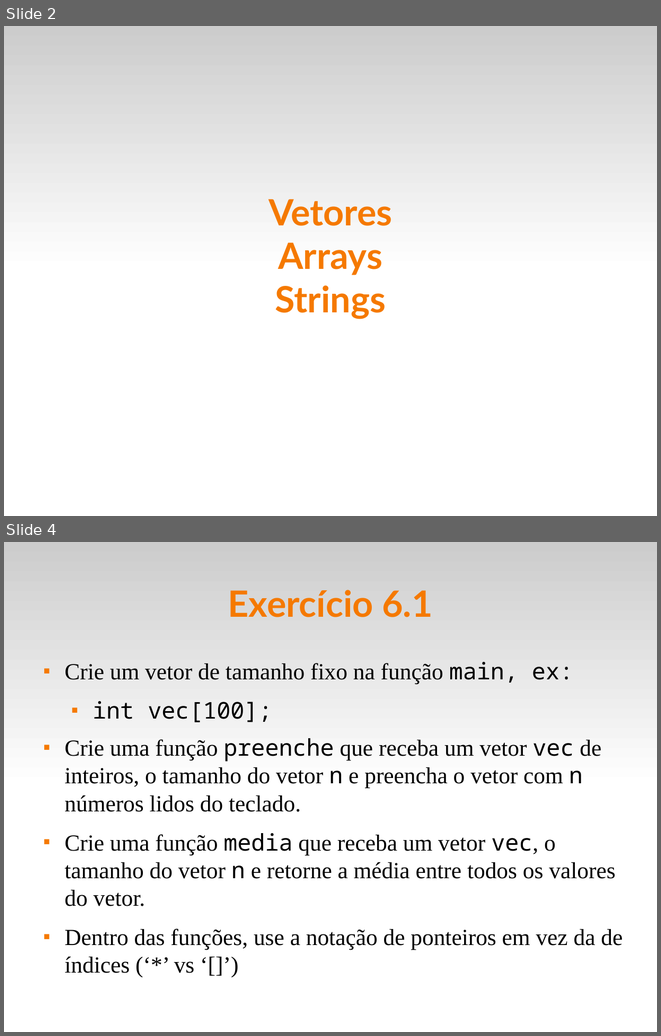
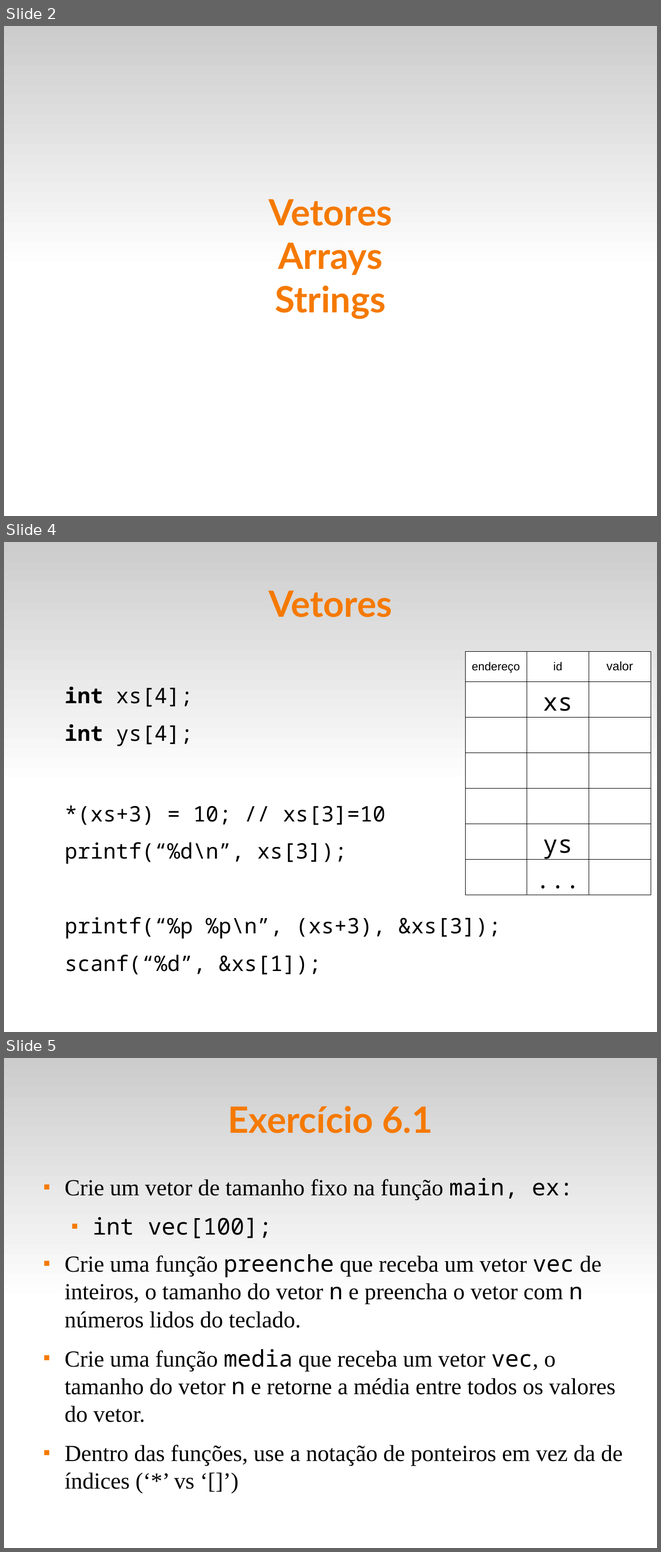
Before and after one commit to fsantanna-uerj/LP1, a slide deck: Slides/lp1-06-vetores.odp. Shown one above the other, each under a label of ours: slides 2 and 4 before the commit, slides 2, 4 and 5 after it; the slides between them are not shown. The pictures are 661x1036 and 661x1552 pixels, drawn with LibreOffice and Linux fonts; fonts in the diff are those of the drawing. Boxes give left, top, right and bottom in pixels: in the first picture for what was removed or moved away, otherwise in the second. Text is boxed around its words. In the diff, an @@ line names an element or a change of style, - is before the commit and + after.

```diff
--- a/Slides/lp1-06-vetores.odp
+++ b/Slides/lp1-06-vetores.odp
@@ slide 4 added at [4, 542, 657, 1032], background #FFFFFF; not listed: 1 template element that a slide beside it also shows @@
@@ title added at [268, 590, 392, 617], 44 pt, text #F57900, bold @@
+Vetores
@@ table added at [465, 652, 652, 866], 7 rows, 3 columns @@
+endereço | id | valor
+ | xs | 
+ |  | 
+ |  | 
+ |  | 
+ | ys | 
+ | ... | 
@@ text added at [64, 686, 501, 974], 26 pt, text #000000 @@
+int xs[4];
+int ys[4];
+*(xs+3) = 10; // xs[3]=10
+printf(“%d\n”, xs[3]);
+printf(“%p %p\n”, (xs+3), &xs[3]);
+scanf(“%d”, &xs[1]);
@@ what was slide 4 is now slide 5 @@
```
Also in this commit, not shown: 1 slide changed, 1 other file.
